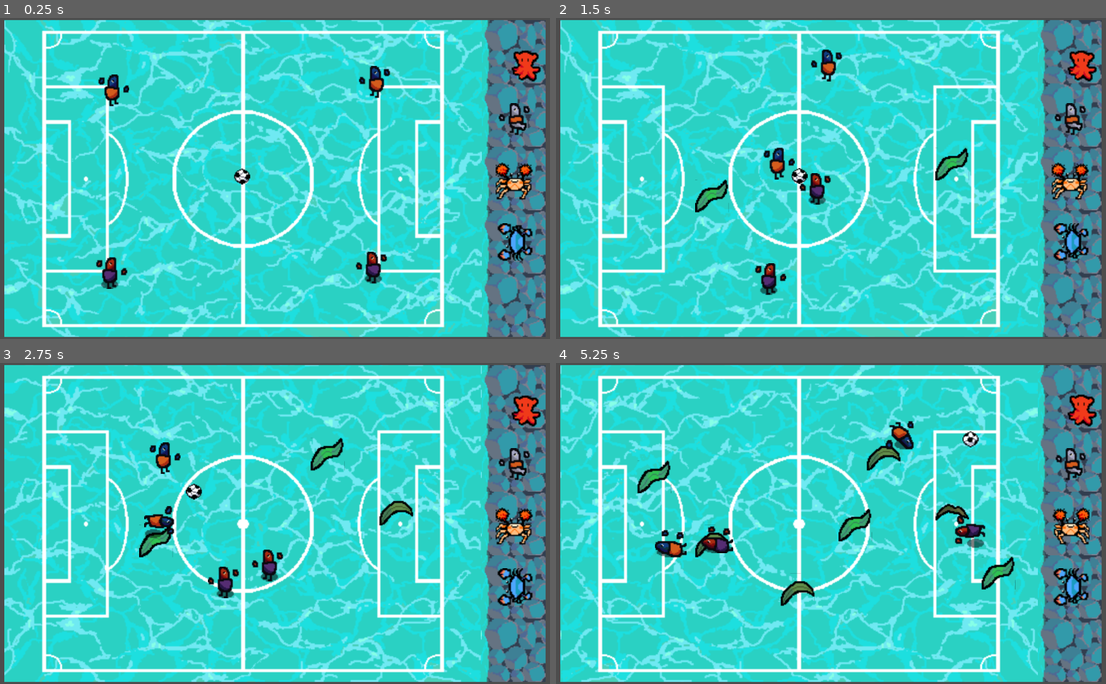
Above: before the commit, frames 1-4 (two rows, left to right).
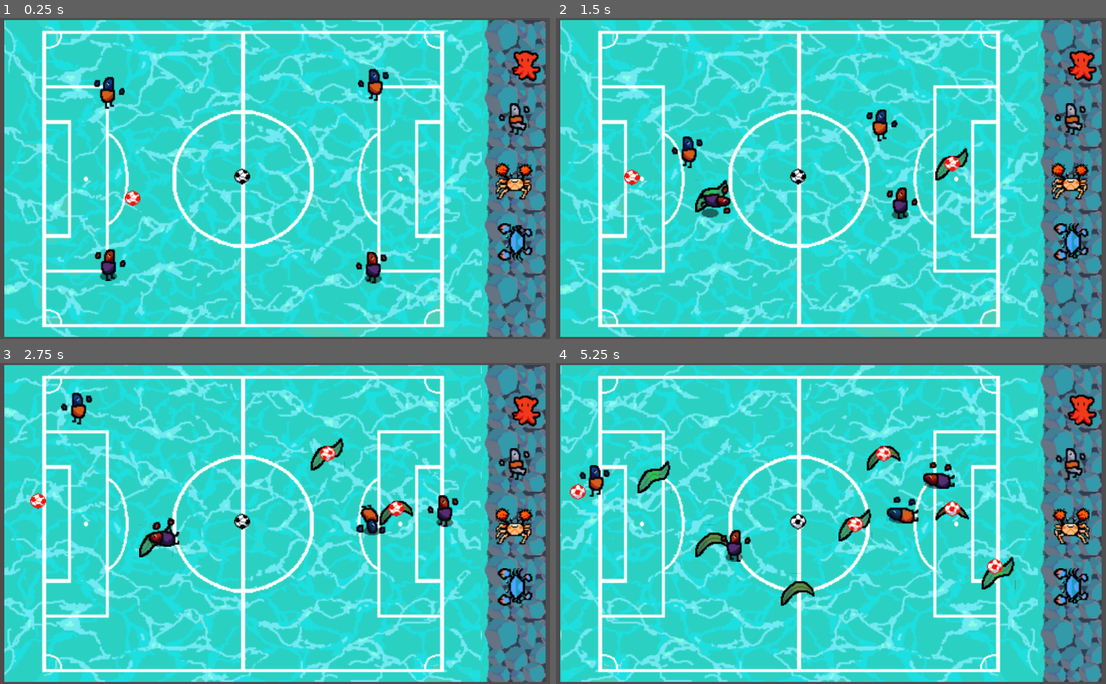
Above: after the commit, the same moments.

Repository: pavenpaven/fishsoccer
Game: Godot game, scene res://Scenes/field.tscn
Two runs of this game, one before a commit and one after it. Both use one fixed random seed, a clock stepped at 60 frames per second and the inputs below.
Inputs (mouse positions are in pixels of both pictures, inside the frame that each line leads up to):
- Up to frame 1 (0.25 s): no input
- Up to frame 2 (1.5 s): tap Enter at 0.5 s; move the mouse to (952, 162) at 0.52 s; tap F at 0.6 s; click (952, 162) at 0.67 s; drag from (710, 194) to (952, 162) at 1.27 s
- Up to frame 3 (2.75 s): move the mouse to (330, 452) at 2.02 s; tap F at 2.1 s; click (330, 452) at 2.17 s
- Up to frame 4 (5.25 s): drag from (798, 587) to (710, 539) at 2.77 s; move the mouse to (996, 571) at 3.52 s; tap F at 3.6, 5.1 s; click (996, 571) at 3.67 s; drag from (655, 475) to (886, 452) at 4.27 s; move the mouse to (853, 523) at 5.02 s; click (853, 523) at 5.17 s

The runs differ from the first frame. In frame 1, 1.2% of the frame differs, in the area x 17-71%, y 14-85%; in frame 2, 2.6%; in frame 3, 2.8%; in frame 4, 3.2%, in the area x 2-82%, y 18-66%.
Error in both runs: Invalid call. Nonexistent function 'seagrassed' in base 'StaticBody2D'. (res://Scripts/seagrass.gd:7)

Commit message:
balls and goals

Diff:
--- a/Scenes/ball.tscn
+++ b/Scenes/ball.tscn
@@ -1,9 +1,22 @@
-[gd_scene load_steps=8 format=3 uid="uid://dmk2buejfmaj3"]
+[gd_scene load_steps=12 format=3 uid="uid://dmk2buejfmaj3"]
 
 [ext_resource type="Texture2D" uid="uid://bnumtsofh5m36" path="res://Assets/socceranim.png" id="1_d60mj"]
 [ext_resource type="Script" uid="uid://cy1yrvw2cpvdo" path="res://Scripts/ball.gd" id="1_ij5cq"]
+[ext_resource type="Texture2D" uid="uid://s0qi2at7iprf" path="res://Assets/fakeballanim.png" id="2_376qj"]
 
 [sub_resource type="CircleShape2D" id="CircleShape2D_ij5cq"]
+
+[sub_resource type="AtlasTexture" id="AtlasTexture_aw2wy"]
+atlas = ExtResource("2_376qj")
+region = Rect2(0, 0, 16, 16)
+
+[sub_resource type="AtlasTexture" id="AtlasTexture_vblhy"]
+atlas = ExtResource("2_376qj")
+region = Rect2(0, 16, 16, 16)
+
+[sub_resource type="AtlasTexture" id="AtlasTexture_31idh"]
+atlas = ExtResource("2_376qj")
+region = Rect2(0, 32, 16, 16)
 
 [sub_resource type="AtlasTexture" id="AtlasTexture_ij5cq"]
 atlas = ExtResource("1_d60mj")
@@ -19,6 +32,20 @@
 
 [sub_resource type="SpriteFrames" id="SpriteFrames_aw2wy"]
 animations = [{
+"frames": [{
+"duration": 1.0,
+"texture": SubResource("AtlasTexture_aw2wy")
+}, {
+"duration": 1.0,
+"texture": SubResource("AtlasTexture_vblhy")
+}, {
+"duration": 1.0,
+"texture": SubResource("AtlasTexture_31idh")
+}],
+"loop": true,
+"name": &"decoy",
+"speed": 5.0
+}, {
 "frames": [{
 "duration": 1.0,
 "texture": SubResource("AtlasTexture_ij5cq")
@@ -42,8 +69,13 @@
 
 [node name="AnimatedSprite2D" type="AnimatedSprite2D" parent="."]
 sprite_frames = SubResource("SpriteFrames_aw2wy")
+animation = &"decoy"
 autoplay = "default"
 
 [node name="Timer" type="Timer" parent="."]
 
+[node name="DeathTimer" type="Timer" parent="."]
+one_shot = true
+
 [connection signal="timeout" from="Timer" to="." method="_on_timer_timeout"]
+[connection signal="timeout" from="DeathTimer" to="." method="_on_death_timer_timeout"]
--- a/Scenes/field.tscn
+++ b/Scenes/field.tscn
@@ -1,27 +1,15 @@
-[gd_scene load_steps=35 format=3 uid="uid://dbhnvnrnbpmqf"]
+[gd_scene load_steps=32 format=3 uid="uid://dbhnvnrnbpmqf"]
 
 [ext_resource type="PackedScene" uid="uid://c76pmhb8fsdbd" path="res://Scenes/fotball_player.tscn" id="1_8juqs"]
-[ext_resource type="Script" uid="uid://5nsbxn11hdvh" path="res://Scripts/field.gd" id="1_s1lr2"]
+[ext_resource type="Script" uid="uid://g21mnyiy7rwy" path="res://Scripts/field.gd" id="1_s1lr2"]
 [ext_resource type="Texture2D" uid="uid://bbvgmq7iepekd" path="res://Assets/sitrock.PNG" id="2_fir65"]
 [ext_resource type="PackedScene" uid="uid://dmk2buejfmaj3" path="res://Scenes/ball.tscn" id="2_s2mji"]
 [ext_resource type="Texture2D" uid="uid://bg2evo8i2h1pl" path="res://Assets/footballfield.png" id="3_s1lr2"]
-[ext_resource type="Texture2D" uid="uid://tug36ts145li" path="res://Assets/octopus.png" id="6_q1k20"]
+[ext_resource type="Texture2D" uid="uid://dhbjkru2x558j" path="res://Assets/octopus.png" id="6_q1k20"]
 [ext_resource type="Texture2D" uid="uid://c5htn8yd56bj3" path="res://Assets/orangefishfan.PNG" id="7_cryvv"]
 [ext_resource type="Texture2D" uid="uid://blg2eri0jfkdn" path="res://Assets/pompomcrabsprite.PNG" id="8_he1kn"]
 [ext_resource type="Texture2D" uid="uid://c5pr7il87ir8q" path="res://Assets/bluecrabsprites.PNG" id="9_uhpha"]
-
-[sub_resource type="WorldBoundaryShape2D" id="WorldBoundaryShape2D_pkatj"]
-normal = Vector2(1, 0)
-distance = 92.0
-
-[sub_resource type="WorldBoundaryShape2D" id="WorldBoundaryShape2D_8juqs"]
-distance = -638.0
-
-[sub_resource type="WorldBoundaryShape2D" id="WorldBoundaryShape2D_s2mji"]
-normal = Vector2(-1, 0)
-
-[sub_resource type="WorldBoundaryShape2D" id="WorldBoundaryShape2D_bbyqf"]
-normal = Vector2(0.01574608, 0.999876)
+[ext_resource type="PackedScene" uid="uid://c1muj5axy3nym" path="res://Scenes/goal.tscn" id="10_cryvv"]
 
 [sub_resource type="AtlasTexture" id="AtlasTexture_fir65"]
 atlas = ExtResource("3_s1lr2")
@@ -214,30 +202,6 @@
 position = Vector2(565, 294)
 rotation = 1.5707964
 texture = ExtResource("2_fir65")
-
-[node name="worldboundary1" type="StaticBody2D" parent="."]
-
-[node name="CollisionShape2D" type="CollisionShape2D" parent="worldboundary1"]
-shape = SubResource("WorldBoundaryShape2D_pkatj")
-
-[node name="StaticBody2D" type="StaticBody2D" parent="."]
-
-[node name="CollisionShape2D" type="CollisionShape2D" parent="StaticBody2D"]
-position = Vector2(8, -324)
-shape = SubResource("WorldBoundaryShape2D_8juqs")
-
-[node name="StaticBody2D2" type="StaticBody2D" parent="."]
-
-[node name="CollisionShape2D" type="CollisionShape2D" parent="StaticBody2D2"]
-position = Vector2(494, 6)
-shape = SubResource("WorldBoundaryShape2D_s2mji")
-
-[node name="StaticBody2D3" type="StaticBody2D" parent="."]
-position = Vector2(7, -1)
-
-[node name="CollisionShape2D" type="CollisionShape2D" parent="StaticBody2D3"]
-position = Vector2(94, 19)
-shape = SubResource("WorldBoundaryShape2D_bbyqf")
 
 [node name="Camera2D" type="Camera2D" parent="."]
 position = Vector2(319.99997, 166)
@@ -301,3 +265,27 @@
 sprite_frames = SubResource("SpriteFrames_eecyo")
 autoplay = "default"
 frame_progress = 0.66310775
+
+[node name="Ball2" parent="." instance=ExtResource("2_s2mji")]
+position = Vector2(182, 186)
+is_fake = true
+
+[node name="OrangeGoal" parent="." instance=ExtResource("10_cryvv")]
+position = Vector2(477, 168)
+
+[node name="PurpleGoal" parent="." instance=ExtResource("10_cryvv")]
+position = Vector2(109, 163)
+scale = Vector2(-1, -1)
+
+[node name="worldboundary" type="StaticBody2D" parent="."]
+
+[node name="CollisionPolygon2D" type="CollisionPolygon2D" parent="worldboundary"]
+polygon = PackedVector2Array(91, 316, 91, 216, 59, 216, 59, 113, 91, 113, 91, 17, 32, 19, 32, 316)
+
+[node name="worldboundary2" type="StaticBody2D" parent="."]
+
+[node name="CollisionPolygon2D" type="CollisionPolygon2D" parent="worldboundary2"]
+polygon = PackedVector2Array(1, 0, 32, 19, 90, 17, 494, 17, 495, 114, 523, 116, 524, 218, 495, 218, 496, 316, 91, 316, 32, 316, 32, 328, 539, 328, 540, 4, 33, 4)
+
+[connection signal="goal" from="OrangeGoal" to="." method="_on_orange_goal_goal"]
+[connection signal="goal" from="PurpleGoal" to="." method="_on_purple_goal_goal"]
--- a/Scripts/Globals.gd
+++ b/Scripts/Globals.gd
@@ -4,6 +4,7 @@
 	randomize()
 
 var ball_pos : Vector2
+var balls = []
 var physics_speed = 0.6
 
 var ogoal = Vector2(555,160)
--- a/Scripts/ball.gd
+++ b/Scripts/ball.gd
@@ -1,18 +1,35 @@
 extends CharacterBody2D
 
-@export var drag = 1.5
+@export var drag       = 1.5
+@export var maxspeed   = 1000
+@export var lifespan   = 20
+@export var is_fake   = false
 var is_player = false
 var is_ball   = true
 var collision = true
+var ball_id : int
 
 func seagrassed():
 	pass
 
+func activate_death_timer():
+	$DeathTimer.start(lifespan)
+
 func _ready():
+	var id = -1
+	if is_fake:
+		activate_death_timer()
+		$AnimatedSprite2D.animation = "decoy"
+
+	for i in Globals.balls:
+		id = i.ball_id
+	ball_id = id + 1
+	Globals.balls.append(self)
 	Globals.ball_pos = position
 
 func _physics_process(delta):
 	Globals.ball_pos = position
+	velocity = velocity.normalized()*min(sqrt(velocity.dot(velocity)), maxspeed)
 
 	var collision_info = move_and_collide(velocity*delta*Globals.physics_speed)
 	velocity = (1 - delta*drag*Globals.physics_speed)*velocity
@@ -28,3 +45,13 @@
 
 func _on_timer_timeout() -> void:
 	collision=true
+
+
+func _on_death_timer_timeout() -> void:
+	var balls = Globals.balls
+	Globals.balls = []
+	for i in balls:
+		if i.ball_id != ball_id:
+			Globals.balls.append(i)
+
+	queue_free()
--- a/Scripts/field.gd
+++ b/Scripts/field.gd
@@ -7,5 +7,28 @@
 			var instance = scene.instantiate()
 			add_child(instance)
 			instance.position = (event.position + Vector2(65,10)) / 2
-			print(instance.position)
-			print("added instance")
+	if event is InputEventKey:
+		if event.keycode == KEY_F and event.pressed:
+			var pos  = get_viewport().get_mouse_position()
+			var scene = load("res://Scenes/ball.tscn")
+			var instance = scene.instantiate()
+			add_child(instance)
+			instance.position = (pos + Vector2(65,10)) / 2
+			instance.is_fake = true
+			instance.get_node("AnimatedSprite2D").animation = "decoy"
+
+func reload():
+	var balls = Globals.balls
+	Globals.balls = []
+	for i in balls:
+		if not i.is_fake:
+			Globals.balls.append(i)
+			i.position = Vector2(280, 160)
+			i.velocity = Vector2(0,0)
+
+func _on_purple_goal_goal() -> void:
+	reload()
+
+
+func _on_orange_goal_goal() -> void:
+	reload()
--- a/Scripts/player.gd
+++ b/Scripts/player.gd
@@ -11,7 +11,7 @@
 @export var isorange         = true
 @export var aitan            = 1
 @export var behindball       = 20
-@export var sideball         = 200
+@export var sideball         = 100
 @export var aidebug			 = false
 var is_player = true
 var is_ball   = false
@@ -20,10 +20,14 @@
 var timer = null
 var collision = true
 
+func norm(v):
+	return sqrt(v.dot(v))
+
+func dist(v,w):
+	return norm(v - w)
 
 func sigmoid(x):
 	var a = ((exp(x)/(exp(x) + 1)) - 0.5)*2
-	print(x, "  :  ",a)
 	return a
 
 func seagrassed():
@@ -33,7 +37,6 @@
 		animation.animation = "pfall"
 	is_down = true
 	timer.start(seagrassstun/Globals.physics_speed)
-	print("sea")
 
 func _ready():
 	animation = get_node("animation")
@@ -45,6 +48,13 @@
 func rot(v):
 	return Vector2(-v.y, v.x)
 
+func close_ball():
+	var ball = Globals.balls[0]
+	for i in Globals.balls:
+		if dist(i.position, position) < dist(ball.position, position):
+			ball = i
+	return ball
+
 func ai_move_dir():
 	var center = position #+ Vector2(16, 16)
 	var target
@@ -53,10 +63,12 @@
 	else:
 		target = Globals.pgoal
 
-	var dir = (target - Globals.ball_pos).normalized()
+	var ball_pos = close_ball().position
 
-	var xalg = rot(dir).dot(center - Globals.ball_pos)
-	var yalg = dir.dot(center - Globals.ball_pos)
+	var dir = (target - ball_pos).normalized()
+
+	var xalg = rot(dir).dot(center - ball_pos)
+	var yalg = dir.dot(center - ball_pos)
 
 	if xalg == 0:
 		return Vector2(0,0)
@@ -66,15 +78,15 @@
 	if prop < -aitan: # this case is when player is behind ball
 		if aidebug:
 			animation.animation="odefault"
-		return Globals.ball_pos - center
+		return ball_pos - center
 	elif prop > aitan:  # this cas is when player is infront of ball
 		if aidebug:
 			animation.animation="pdefault"
-		return (Globals.ball_pos + rot(dir) * sign(xalg) * sideball - center)
+		return (ball_pos + rot(dir) * sign(xalg) * sideball - center)
 	else: # this case is when player is beside the ball
 		if aidebug:
 			animation.animation="placeholder"
-		return (Globals.ball_pos - behindball*dir.normalized() - center)
+		return (ball_pos - behindball*dir.normalized() - center)
 
 func ai_kick():
 	var target
@@ -82,7 +94,7 @@
 		target = Globals.ogoal
 	else:
 		target = Globals.pgoal
-	var b = Globals.ball_pos
+	var b = close_ball().position
 	return (target - position).normalized()*kickpower*(sigmoid(abs(velocity.normalized().dot(velocity - b))/100)*3 + 1)
 	#return velocity.normalized()*(velocity.normalized().dot(velocity - b)) * kickpower
 
@@ -92,7 +104,7 @@
 	else:
 		velocity = (1 - delta*falldowndrag*Globals.physics_speed)*velocity
 	velocity = (1 - delta*drag)*velocity
-	if (Globals.ball_pos - position).x < 0:
+	if (close_ball().position - position).x < 0:
 		animation.flip_h = true
 	else:
 		animation.flip_h = false
@@ -102,7 +114,7 @@
 	if collision_info:
 		if collision_info.get_collider().is_class("CharacterBody2D") and collision:
 			var b = collision_info.get_collider().velocity
-			if collision_info.get_collider().is_ball:
+			if collision_info.get_collider().is_ball and not is_down:
 				collision_info.get_collider().velocity += ai_kick()
 			elif collision_info.get_collider().is_player:
 				collision_info.get_collider().velocity += velocity.normalized()*(velocity.normalized().dot(velocity - b)) * pushpower
